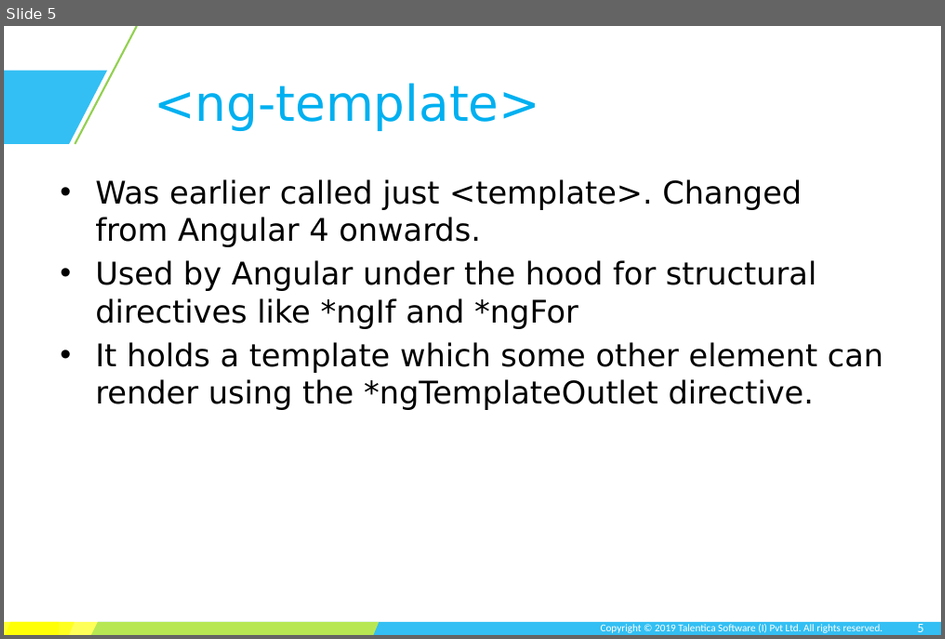
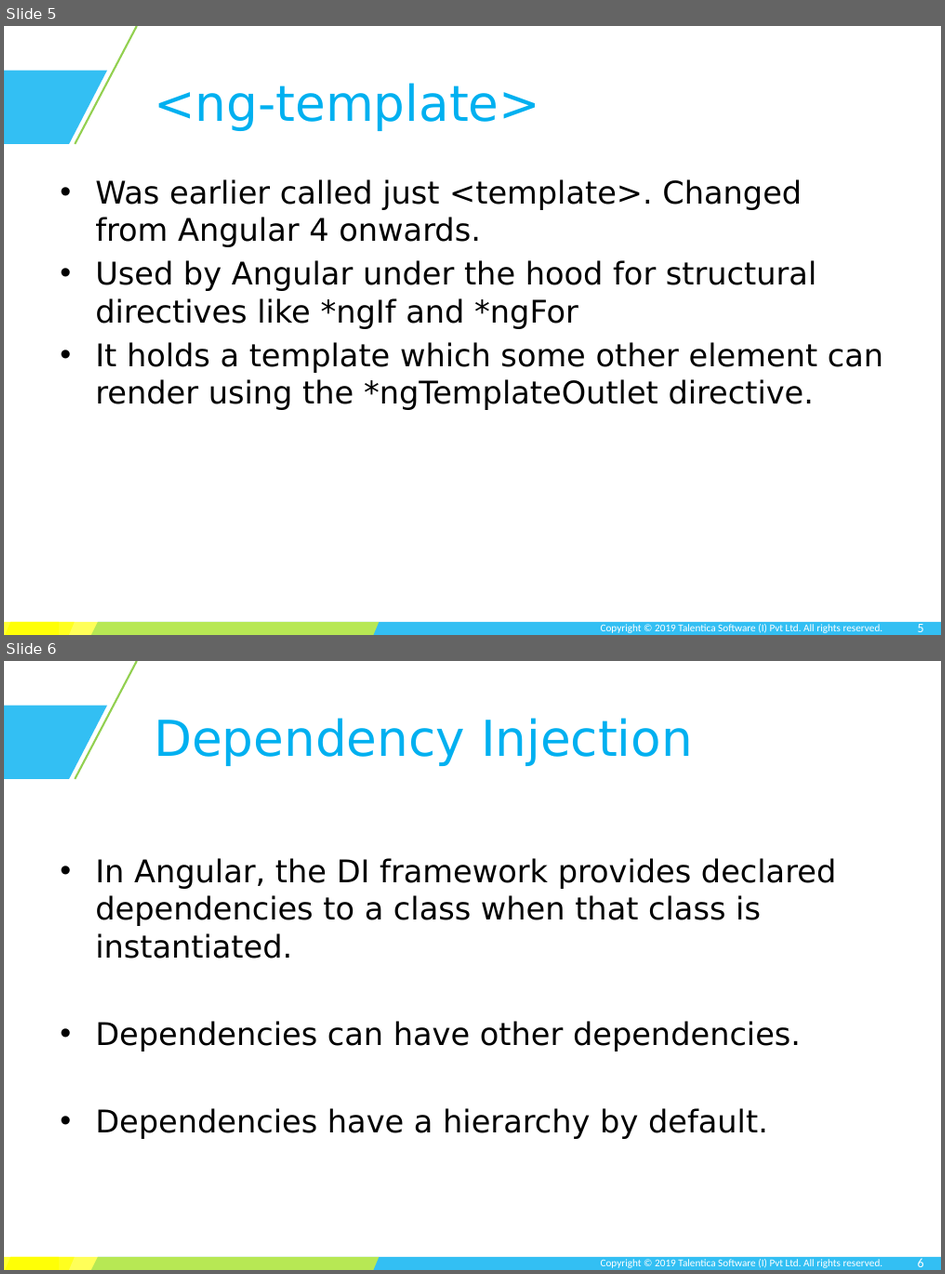
Before and after one commit to TusharRajGupt/angular-demo, a slide deck: session-7/Session 7.pptx. Shown one above the other, each under a label of ours: slide 5 before the commit, slides 5 and 6 after it. The pictures are 945x639 and 945x1274 pixels, drawn with LibreOffice and Linux fonts; fonts in the diff are those of the drawing; background and template pictures are left out. Boxes give left, top, right and bottom in pixels: in the first picture for what was removed or moved away, otherwise in the second. Text is boxed around its words. In the diff, an @@ line names an element or a change of style, - is before the commit and + after.

```diff
--- a/session-7/Session 7.pptx
+++ b/session-7/Session 7.pptx
@@ slide 6 added at (x1=4, y1=661, x2=941, y2=1270), background #FFFFFF; not listed: 7 template elements that a slide beside it also shows @@
@@ title added at (x1=154, y1=718, x2=693, y2=766), 38 pt, text #00B0F0 @@
+Dependency Injection
@@ text added at (x1=95, y1=858, x2=836, y2=1139), 24 pt, text #000000 @@
+• In Angular, the DI framework provides declared dependencies to a class when that class is instantiated.
+• Dependencies can have other dependencies.
+• Dependencies have a hierarchy by default.
@@ page number added at (x1=918, y1=1258, x2=925, y2=1267), 10 pt, text #FFFFFF @@
+6
```
Also in this commit, not shown: 4 other slides added, 12 other files.
